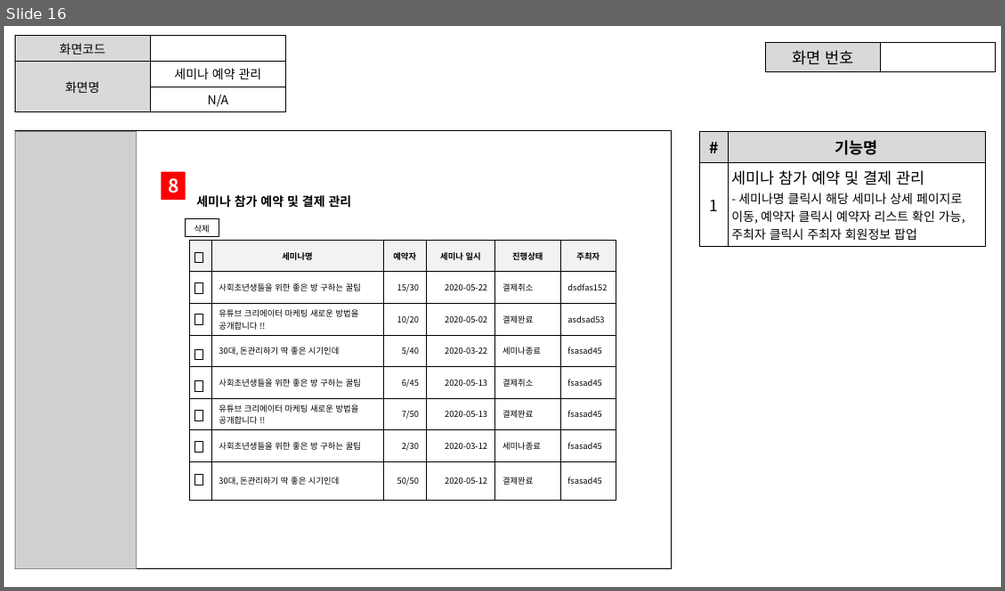
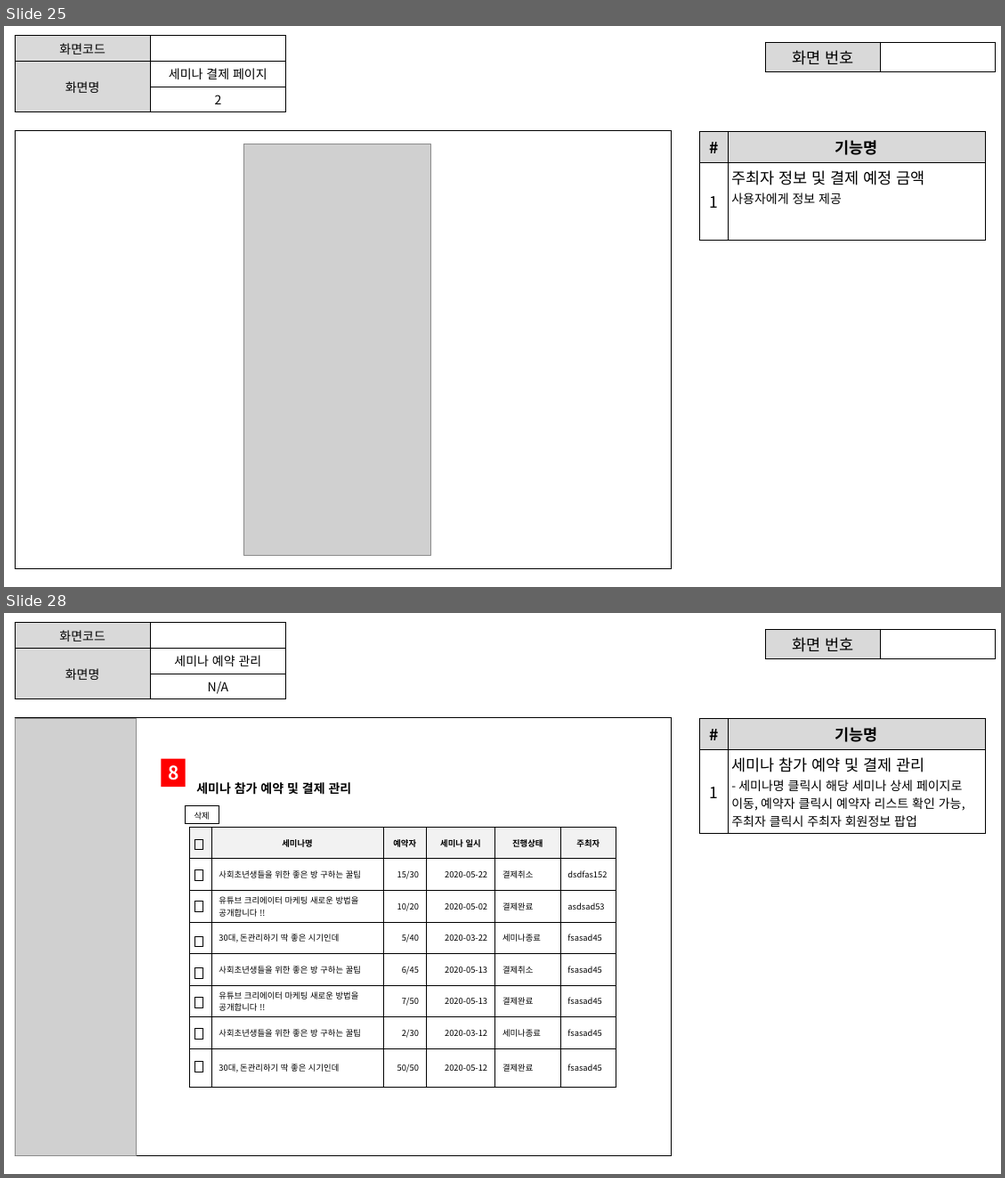
Before and after one commit to ezenteam2/e-Zone, a slide deck: 0 발표용 파워포인트/project05 - 파워포인트 종합 - 서희.pptx. Shown one above the other, each under a label of ours: slide 16 before the commit, slides 25 and 28 after it; the slides between them are not shown. The pictures are 1005x591 and 1005x1178 pixels, drawn with LibreOffice and Linux fonts; fonts in the diff are those of the drawing; grey boxes stand for pictures. Boxes give left, top, right and bottom in pixels: in the first picture for what was removed or moved away, otherwise in the second. Text is boxed around its words. In the diff, an @@ line names an element or a change of style, - is before the commit and + after.

```diff
--- a/0 발표용 파워포인트/project05 - 파워포인트 종합 - 서희.pptx
+++ b/0 발표용 파워포인트/project05 - 파워포인트 종합 - 서희.pptx
@@ slide 25 added at (4,26,1001,587), background #FFFFFF @@
@@ table added at (15,36,285,108), 3 rows, 2 columns @@
+화면코드 | 
+화면명 | 세미나 결제 페이지
+ | 2
@@ table added at (765,42,995,69), 1 rows, 2 columns @@
+화면 번호 | 
@@ table added at (15,131,671,568), 1 rows, 1 columns @@
+
@@ table added at (700,131,985,240), 2 rows, 2 columns @@
+# | 기능명
+1 | 주최자 정보 및 결제 예정 금액 / 사용자에게 정보 제공
@@ picture added at (243,144,431,556) @@
@@ what was slide 16 is now slide 28 @@
```
Also in this commit, not shown: 12 slides changed, 11 other slides added.
